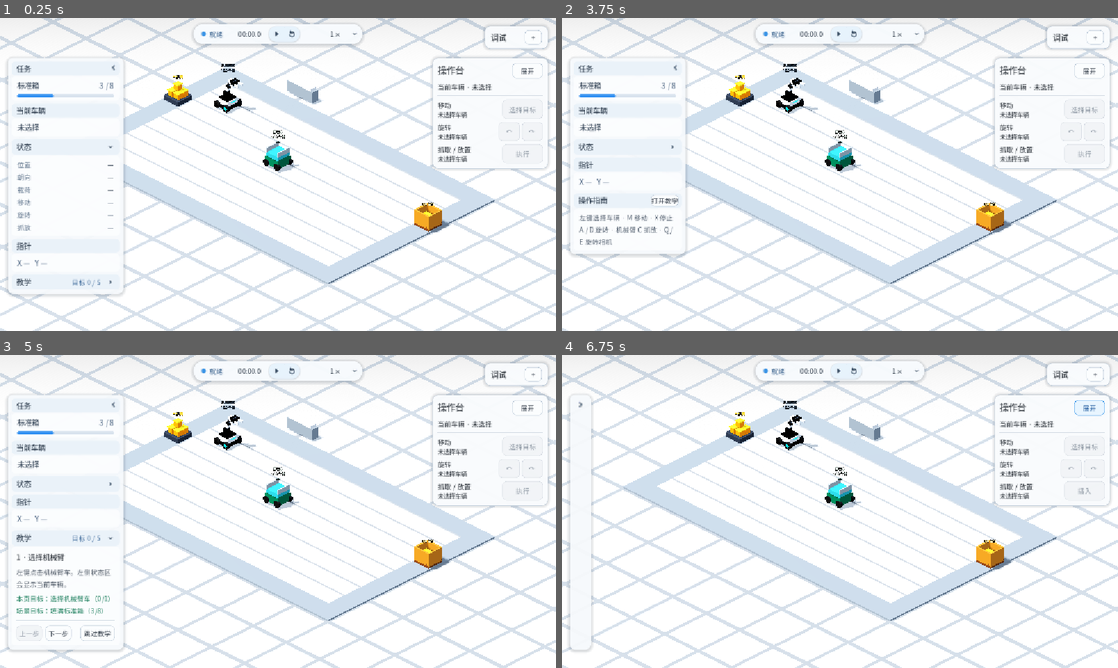
Above: before the commit, frames 1-4 (two rows, left to right).
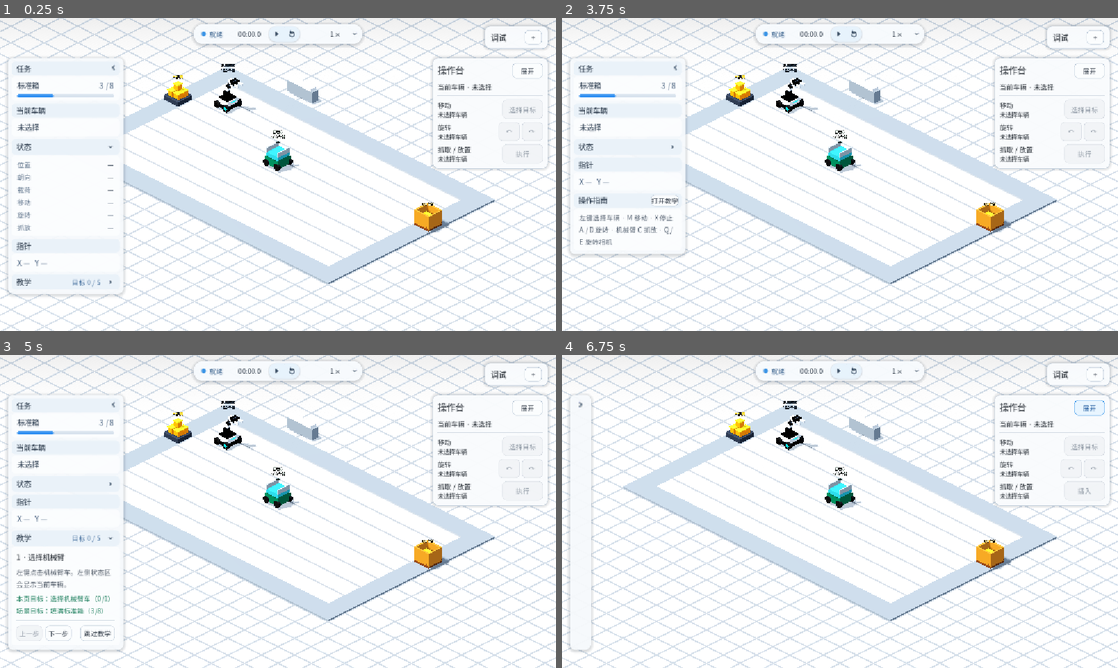
Above: after the commit, the same moments.

Repository: Ri0n72Y/automata
Game: Godot game, scene res://scenes/scene_01/scene_01_basic_packing.tscn
Two runs of this game, one before a commit and one after it. Both use one fixed random seed, a clock stepped at 60 frames per second and the inputs below.
Inputs (mouse positions are in pixels of both pictures, inside the frame that each line leads up to):
- Up to frame 1 (0.25 s): no input
- Up to frame 2 (3.75 s): click (673, 146) at 0.5 s; click (673, 199) at 1.27 s; click "下一步" at 2 s; click "上一步" at 2.75 s; click "跳过教学" at 3.5 s
- Up to frame 3 (5 s): click "打开教学" at 4.25 s
- Up to frame 4 (6.75 s): click (673, 405) at 5 s; click "展开" at 5.75 s; click "收起" at 6.5 s

The runs differ from the first frame. In frame 1, 9.8% of the frame differs, in the area x 0-100%, y 0-100%; in frame 2, 10%; in frame 3, 9.5%; in frame 4, 12%.

Commit message:
fix(scene-01): preserve floor texture scale on large plane

Diff:
--- a/scenes/scene_01/materials/floor_cross_backdrop.tres
+++ b/scenes/scene_01/materials/floor_cross_backdrop.tres
@@ -12,4 +12,4 @@
 normal_scale = 0.22
 normal_texture = ExtResource("2_normal")
 texture_repeat = true
-uv1_scale = Vector3(40, 32, 1)
+uv1_scale = Vector3(80, 80, 1)
